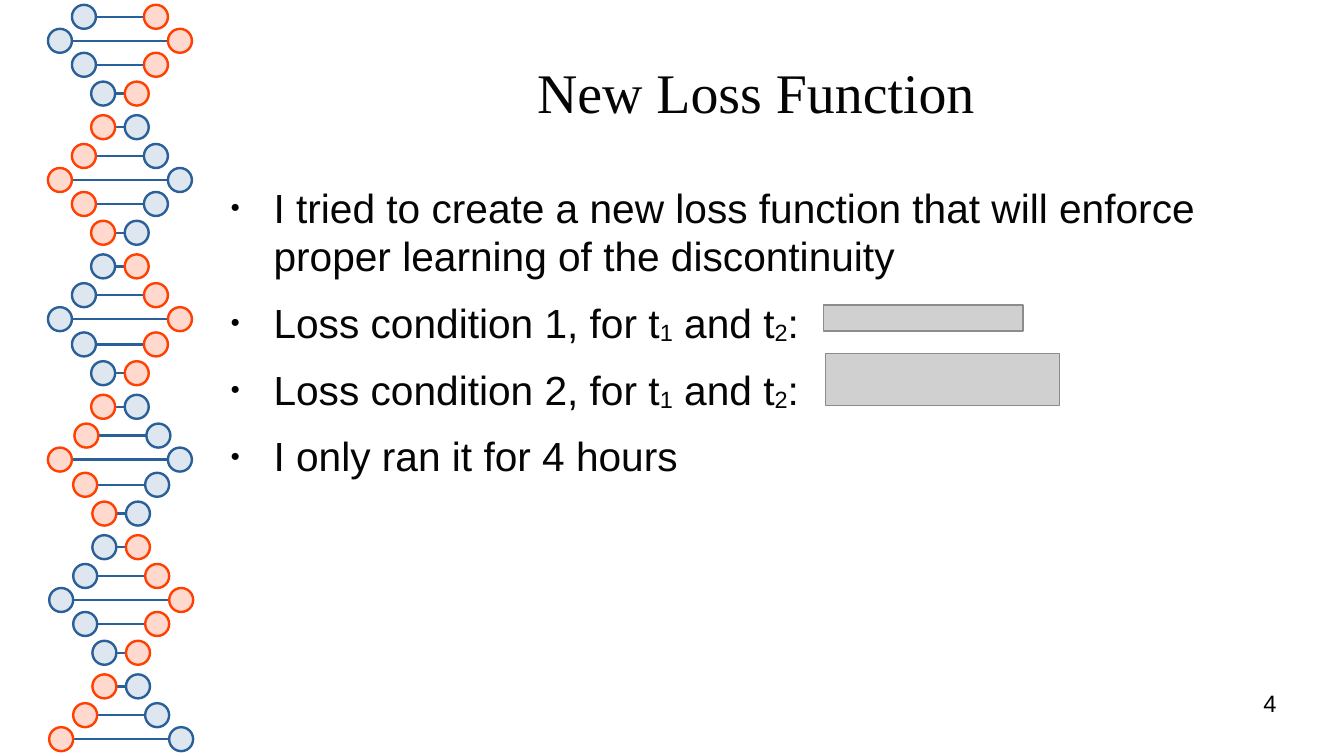
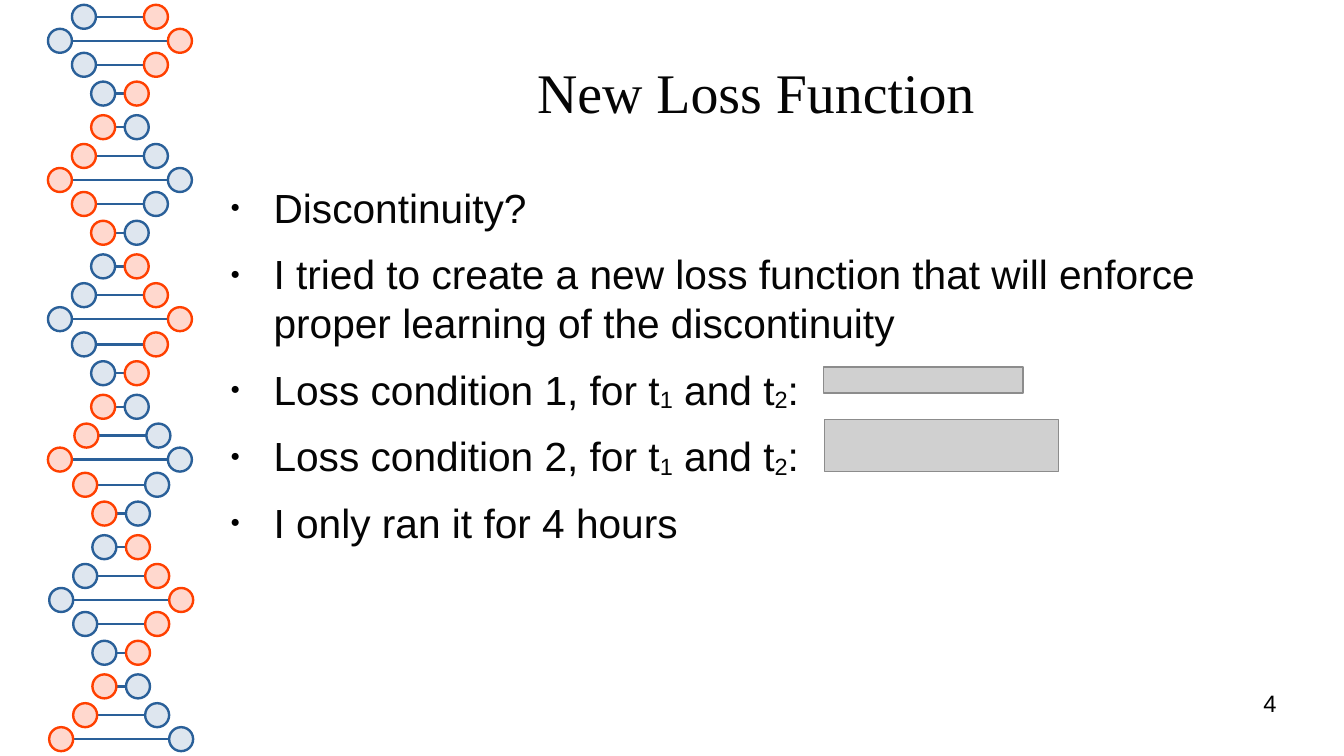
Before and after one commit to thash-jkr/Schrodinger-PINN, a slide deck: slide 4 of meeting/presentation-9_21-04-2025.odp. Drawn at 1344x756 pixels with LibreOffice and Linux fonts; fonts in the diff are those of the drawing; grey boxes stand for pictures. Boxes give left, top, right and bottom in pixels: in the first picture for what was removed or moved away, otherwise in the second. Text is boxed around its words. In the diff, an @@ line names an element or a change of style, - is before the commit and + after.

Commit message:
Commit from Laptop

```diff
--- a/meeting/presentation-9_21-04-2025.odp
+++ b/meeting/presentation-9_21-04-2025.odp
@@ text at bbox=[274, 193, 527, 230]: paragraph added @@
+● Discontinuity?
@@ picture: place and size @@
-picture at bbox=[824, 305, 1024, 331]
+picture at bbox=[824, 367, 1024, 393]
@@ picture: place and size @@
-picture at bbox=[826, 354, 1060, 405]
+picture at bbox=[824, 420, 1059, 471]
```
